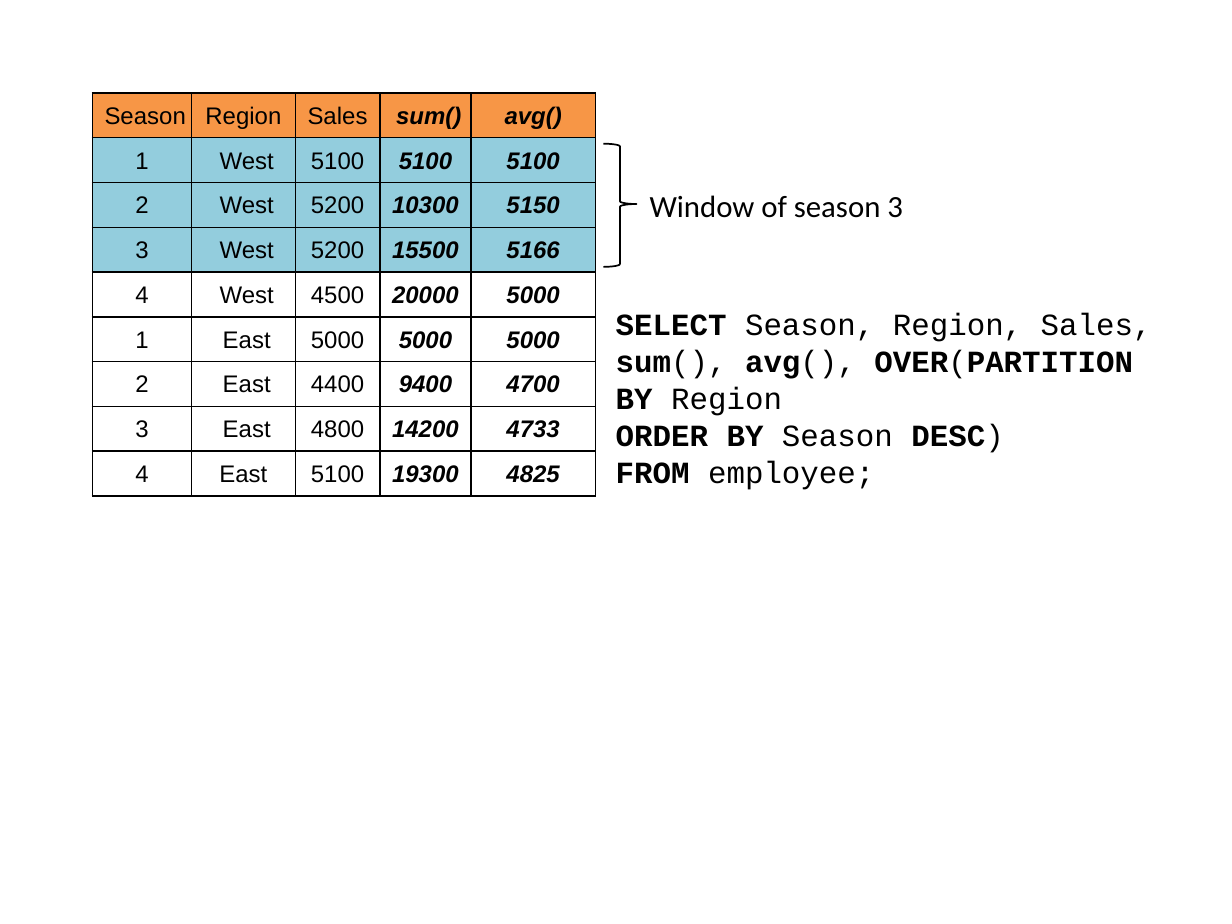
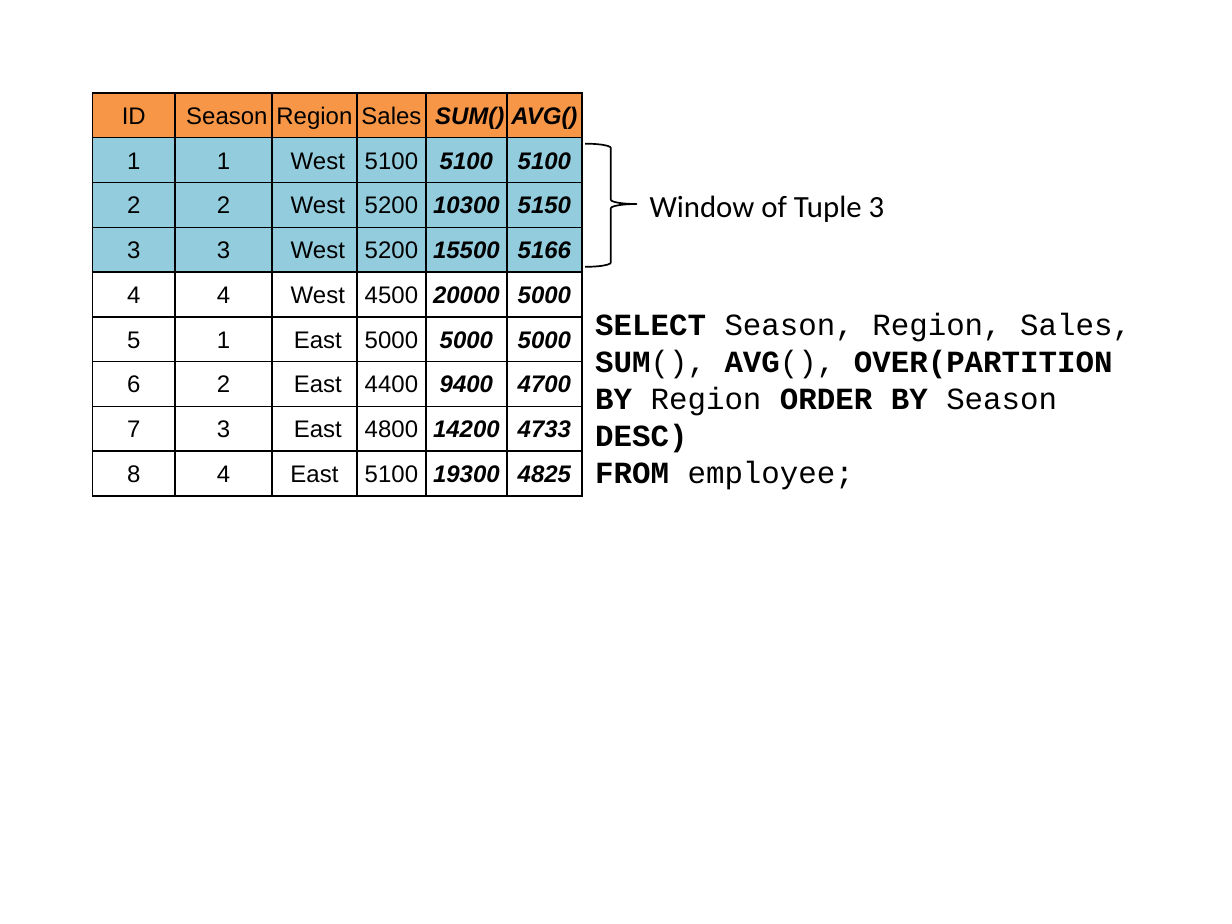
Before and after one commit to fanqi1909/Thesis, a slide deck: slide 1 of Slides/drawings.pptx. Drawn at 1232x924 pixels with LibreOffice and Linux fonts; fonts in the diff are those of the drawing. Boxes give left, top, right and bottom in pixels: in the first picture for what was removed or moved away, otherwise in the second. Text is boxed around its words. In the diff, an @@ line names an element or a change of style, - is before the commit and + after.

```diff
--- a/Slides/drawings.pptx
+++ b/Slides/drawings.pptx
@@ table at box(92, 92, 583, 495) @@
+column 1: ID | 1 | 2 | 3 | 4 | 5 | 6 | 7 | 8
-column 5, row 1: sum()
+column 5, row 1: SUM()
-column 6, row 1: avg()
+column 6, row 1: AVG()
@@ table: place and size @@
-table at box(92, 92, 595, 495)
+table at box(92, 92, 583, 495)
@@ right brace: place and size @@
-right brace at box(604, 144, 637, 267)
+right brace at box(585, 144, 637, 267)
@@ text at box(650, 195, 885, 222): text changed @@
-Window of season 3
+Window of Tuple 3
@@ text "SELECT Season, Region, Sales,": place and size @@
-text "SELECT Season, Region, Sales," at box(616, 313, 1152, 490)
+text "SELECT Season, Region, Sales," at box(595, 313, 1131, 490)
@@ text at box(595, 350, 1113, 453): text changed @@
-sum(), avg(), OVER(PARTITION BY Region
-ORDER BY Season DESC)
+SUM(), AVG(), OVER(PARTITION BY Region ORDER BY Season DESC)
```
Also in this commit, not shown: 1 other slide changed, 53 other files.
